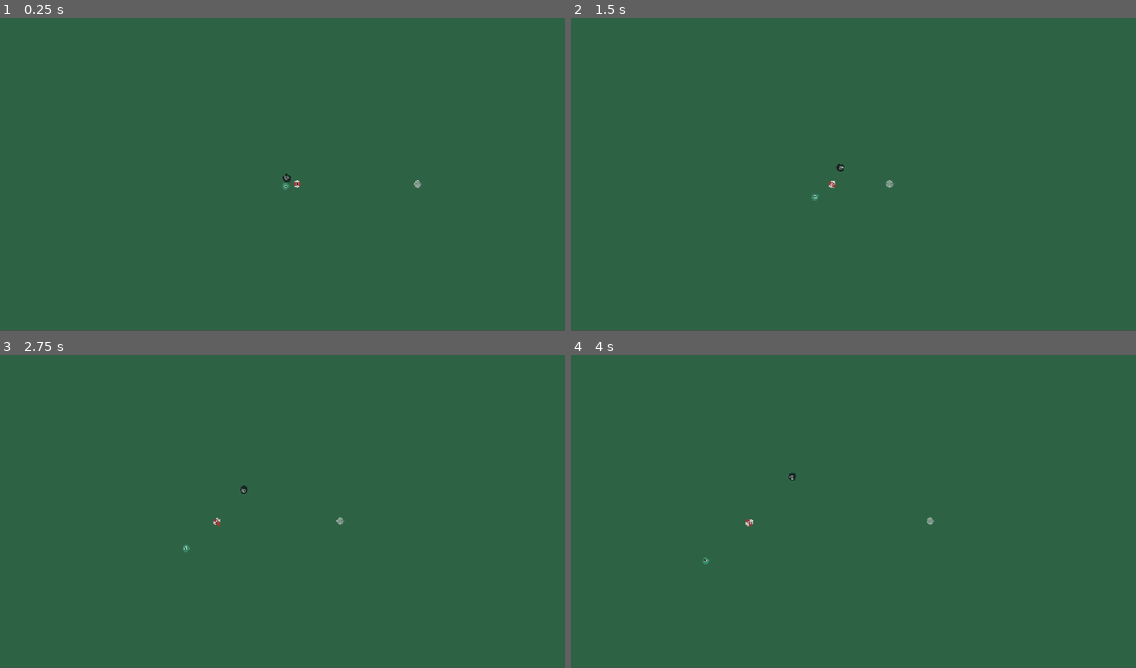
Above: before the commit, frames 1-4 (two rows, left to right).
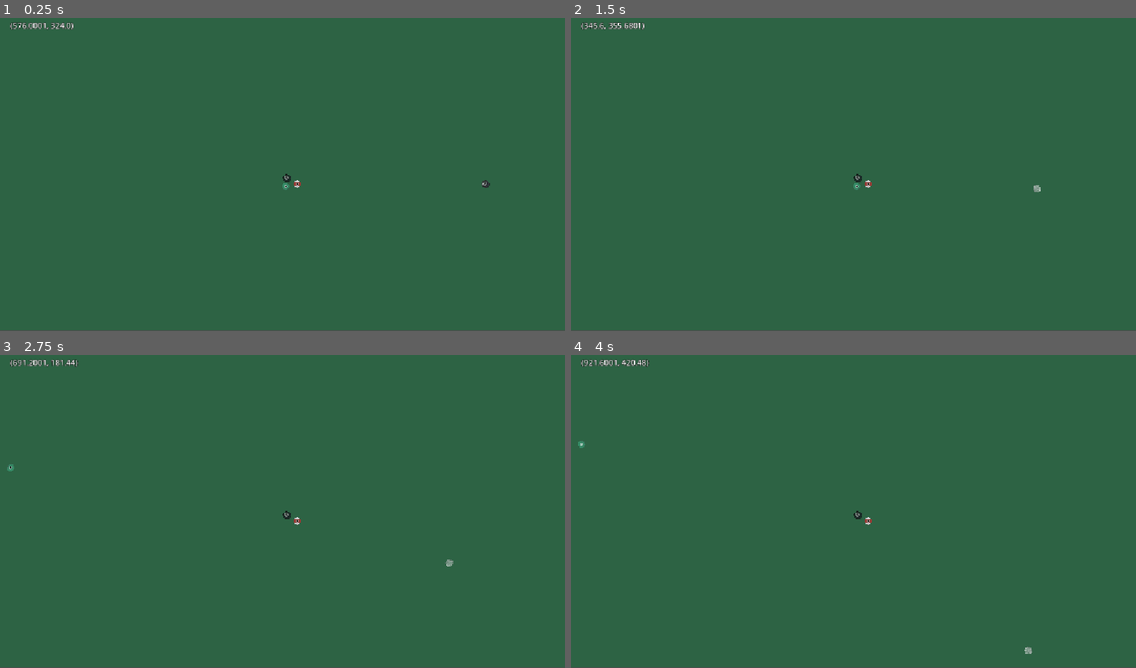
Above: after the commit, the same moments.

Repository: RuhlMirko/godot-learning
Game: Godot game, scene res://scenes/table.tscn
Same seed, same stepped clock (60 frames per second), same inputs: the game is played once before the commit and once after it.
Inputs (mouse positions are in pixels of both pictures, inside the frame that each line leads up to):
- Up to frame 1 (0.25 s): no input
- Up to frame 2 (1.5 s): move the mouse to (977, 155) at 0.52 s; hold Space (shoot, bound only after the commit) 0.53-1.28 s; move the mouse to (740, 187) at 1.27 s; tap Space (shoot, bound only after the commit) at 1.35 s
- Up to frame 3 (2.75 s): move the mouse to (339, 439) at 2.02 s; hold Space (shoot, bound only after the commit) from 2.03 s (still down)
- Up to frame 4 (4 s): move the mouse to (825, 574) at 2.77 s; release Space (shoot, bound only after the commit) at 2.78 s; tap Space (shoot, bound only after the commit) at 2.85 s; move the mouse to (1023, 558) at 3.52 s; hold Space (shoot, bound only after the commit) from 3.53 s (still down)

The runs differ from the first frame. In frame 1, 0.2% of the frame differs, in the area x 1-87%, y 1-55%; in frame 2, 0.4%, in the area x 1-84%, y 1-59%; in frame 3, 0.3%; in frame 4, 0.4%.

Commit message:
Work in progress shooting mechanic

Diff:
--- a/8ball/project.godot
+++ b/8ball/project.godot
@@ -20,6 +20,14 @@
 window/stretch/mode="canvas_items"
 window/stretch/aspect="expand"
 
+[input]
+
+shoot={
+"deadzone": 0.2,
+"events": [Object(InputEventKey,"resource_local_to_scene":false,"resource_name":"","device":-1,"window_id":0,"alt_pressed":false,"shift_pressed":false,"ctrl_pressed":false,"meta_pressed":false,"pressed":false,"keycode":0,"physical_keycode":32,"key_label":0,"unicode":32,"location":0,"echo":false,"script":null)
+]
+}
+
 [physics]
 
 3d/physics_engine="Jolt Physics"
--- a/8ball/scenes/playerBall.tscn
+++ b/8ball/scenes/playerBall.tscn
@@ -1,5 +1,6 @@
 [gd_scene format=3 uid="uid://bl3jqh60d3c0"]
 
+[ext_resource type="Script" uid="uid://3i5yweq6ht3s" path="res://scenes/player_ball.gd" id="1_b284v"]
 [ext_resource type="Texture2D" uid="uid://blrem7bjfv3wq" path="res://assets/8ball.png" id="1_x6v43"]
 
 [sub_resource type="PhysicsMaterial" id="PhysicsMaterial_olh0b"]
@@ -13,7 +14,7 @@
 mass = 0.4
 physics_material_override = SubResource("PhysicsMaterial_olh0b")
 gravity_scale = 0.0
-linear_velocity = Vector2(-600, 0)
+script = ExtResource("1_b284v")
 
 [node name="CollisionShape2D" type="CollisionShape2D" parent="." unique_id=1321636714]
 shape = SubResource("CircleShape2D_p7724")
@@ -24,3 +25,20 @@
 hframes = 6
 vframes = 2
 frame = 1
+
+[node name="Marker" type="Sprite2D" parent="." unique_id=505741050]
+texture_filter = 1
+texture = ExtResource("1_x6v43")
+hframes = 6
+vframes = 2
+
+[node name="Label" type="Label" parent="." unique_id=256515977]
+top_level = true
+offset_left = 21.0
+offset_top = 12.0
+offset_right = 91.0
+offset_bottom = 35.0
+theme_override_constants/outline_size = 3
+text = "dev label
+dev impulse
+"
--- /dev/null
+++ b/8ball/scenes/player_ball.gd
@@ -0,0 +1,30 @@
+extends RigidBody2D
+
+const IMPULSE_MULT : float = 10.0
+@onready var label: Label = $Label
+@onready var marker: Sprite2D = $Marker
+
+var currMousePos : Vector2
+
+func _unhandled_input(event: InputEvent) -> void:
+	if event.is_action_pressed("shoot"):
+		print("Called")
+		apply_central_impulse(calculate_impulse())
+		label.text += str(calculate_impulse())
+		marker.global_position = calculate_impulse()
+		#marker.position = Vector2(200, 200)
+
+
+func calculate_impulse()->Vector2:
+
+	return (currMousePos * IMPULSE_MULT )
+
+# Called when the node enters the scene tree for the first time.
+func _ready() -> void:
+	pass # Replace with function body.
+
+
+# Called every frame. 'delta' is the elapsed time since the previous frame.
+func _process(delta: float) -> void:
+	currMousePos = get_global_mouse_position()
+	label.text = str(currMousePos)
--- a/8ball/scenes/tableBalls.tscn
+++ b/8ball/scenes/tableBalls.tscn
@@ -1,12 +1,17 @@
 [gd_scene format=3 uid="uid://bjnk71fl5aa1q"]
 
 [ext_resource type="Script" uid="uid://v25e51g6xemi" path="res://scenes/table_balls.gd" id="1_1p7jn"]
+
+[sub_resource type="PhysicsMaterial" id="PhysicsMaterial_b284v"]
+friction = 0.75
 
 [sub_resource type="CircleShape2D" id="CircleShape2D_p7724"]
 radius = 8.0
 
 [node name="TableBalls" type="RigidBody2D" unique_id=85959585]
+physics_material_override = SubResource("PhysicsMaterial_b284v")
 gravity_scale = 0.0
+linear_damp = 0.5
 script = ExtResource("1_1p7jn")
 
 [node name="CollisionShape2D" type="CollisionShape2D" parent="." unique_id=11701850]
Not shown, added: 8ball/scenes/player_ball.gd.uid
